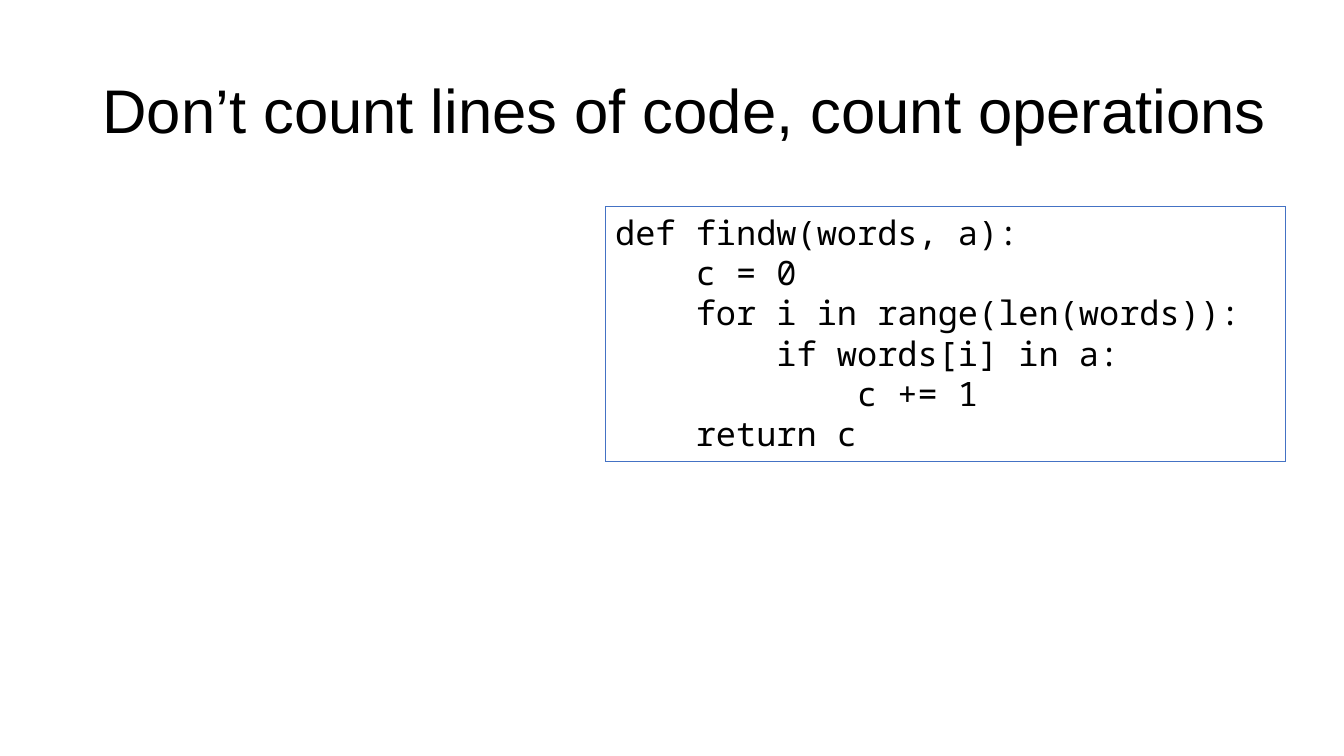
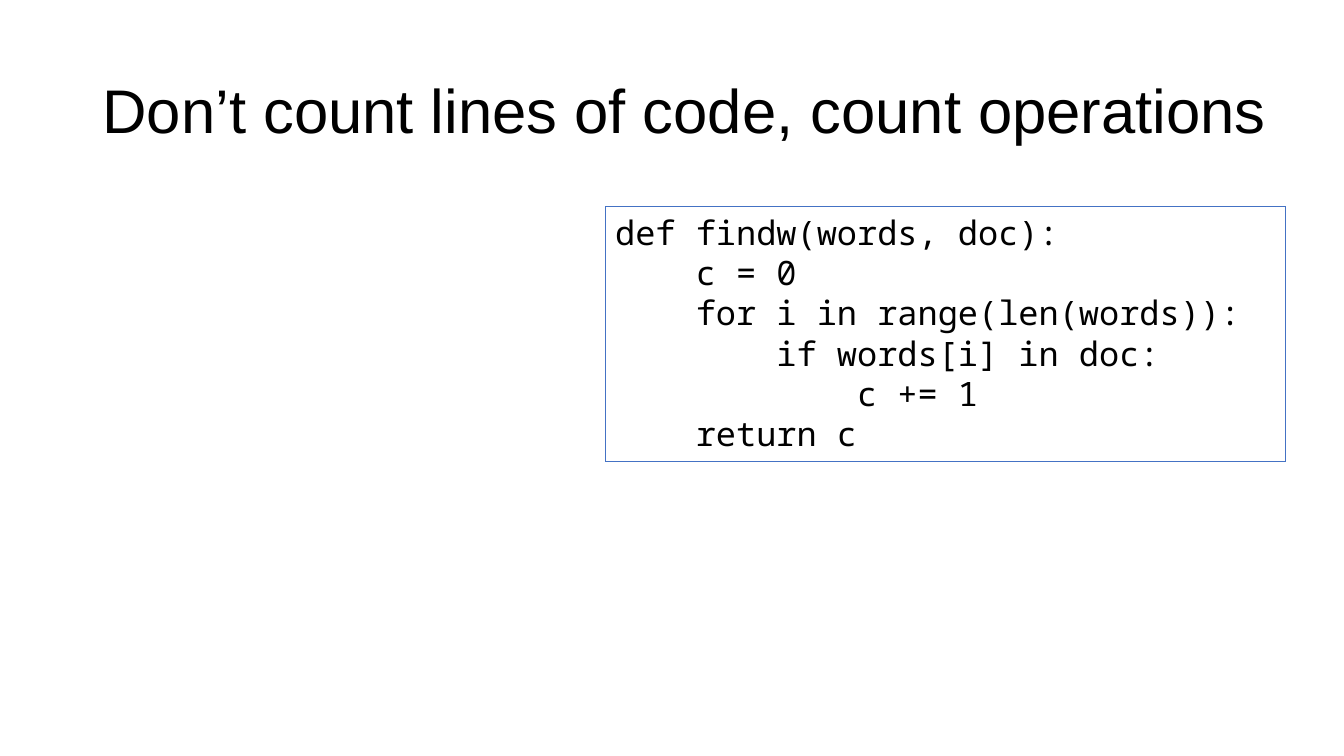
Before and after one commit to parrt/msds689, a slide deck: slide 17 of notes/complexity.pptx. Drawn at 1344x756 pixels with LibreOffice and Linux fonts; fonts in the diff are those of the drawing; grey boxes stand for pictures; background and template pictures are left out. Boxes give left, top, right and bottom in pixels: in the first picture for what was removed or moved away, otherwise in the second. Text is boxed around its words. In the diff, an @@ line names an element or a change of style, - is before the commit and + after.

```diff
--- a/notes/complexity.pptx
+++ b/notes/complexity.pptx
@@ text in rectangle at [615, 219, 1059, 251]: text changed @@
-def findw(words, a):
+def findw(words, doc):
@@ text in rectangle at [776, 340, 1160, 372]: text changed @@
-if words[i] in a:
+if words[i] in doc:
```
Also in this commit, not shown: 10 other slides changed, 1 other file.
